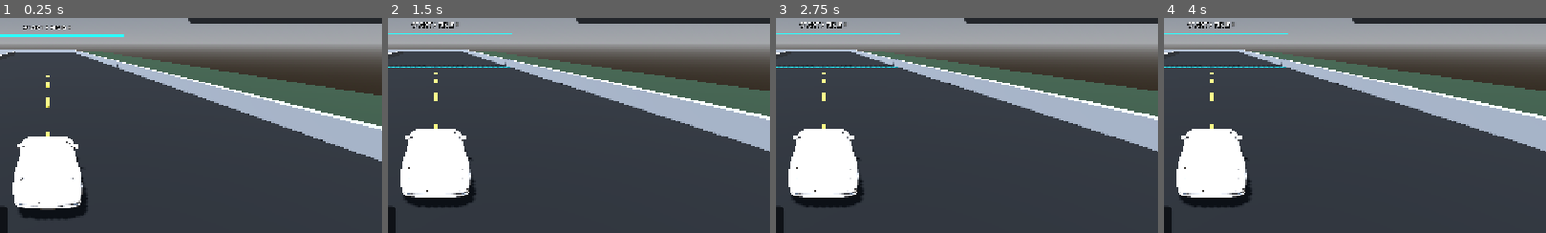
Above: before the commit, frames 1-4 (left to right).
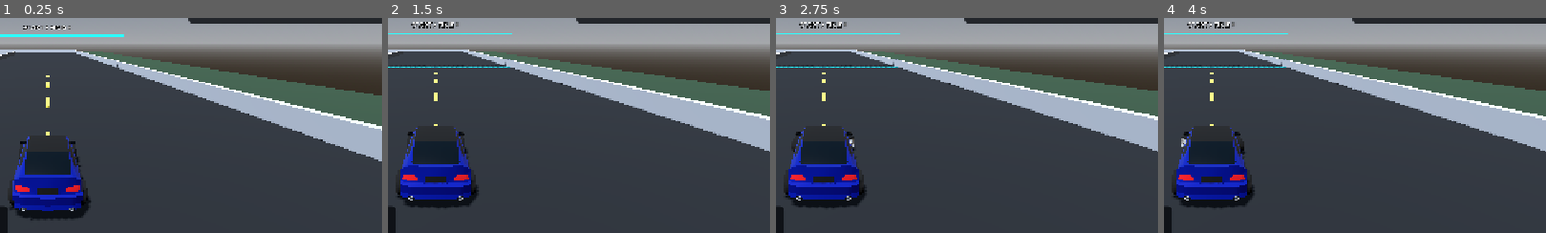
Above: after the commit, the same moments.

Repository: EmrysCodes/Revved
Game: Godot game, scene res://scenes/test_circuit.tscn
Two runs of this game, one before a commit and one after it. Both use one fixed random seed, a clock stepped at 60 frames per second and the inputs below.
Inputs (mouse positions are % of the whole screen's width and height, from its top left):
- Up to frame 1 (0.25 s): no input
- Up to frame 2 (1.5 s): tap Enter at 0.5 s; move the mouse to (72, 45) at 0.52 s; hold D 0.53-1.25 s; hold Shift 0.53-1.25 s; click (72, 45) at 0.67 s; tap Space at 0.77, 1.25 s; drag from (30, 55) to (45, 70) at 1.27 s
- Up to frame 3 (2.75 s): tap Enter at 2 s; move the mouse to (60, 28) at 2.02 s; hold D from 2.03 s (still down); hold Shift from 2.03 s (still down)
- Up to frame 4 (4 s): release D at 2.75 s; release Shift at 2.75 s; tap Space at 2.75, 3.77 s; drag from (45, 70) to (20, 35) at 2.77 s; tap Enter at 3.5 s; move the mouse to (80, 65) at 3.52 s; hold A from 3.53 s (still down); hold Shift from 3.53 s (still down)
The pictures show only the part of the screen within x 44-94%, y 27-77%; the shares and areas given below are measured in that part.

The runs differ from the first frame. In frame 1, 5.8% of the frame differs, in the area x 2-24%, y 54-95%; in frame 2, 5.7%; in frame 3, 5.7%; in frame 4, 5.7%.

Commit message:
Replace Meshy coupe with modular S64 car
Import IceMaan's CC0 S64 Compact and include its license
and modular body, rim, and spoiler assets.

Replace the player visual, add front-wheel steering and
wheel rolling, and adjust the collider to fit the model.

Add wheel animation and integration checks.

Diff:
--- a/tests/verify_coupe.gd
+++ b/tests/verify_coupe.gd
@@ -1,31 +1,18 @@
 extends SceneTree
+## Verify the retired Meshy visual remains loadable as an alternate asset.
 
 func _initialize() -> void:
 	call_deferred("_run")
 
 func _run() -> void:
-	var level: Node3D = load("res://scenes/test_circuit.tscn").instantiate()
-	root.add_child(level)
-	var car: CharacterBody3D = level.get_node("VehicleSpawn/PlayerCar")
-	var visuals: Node3D = car.get_node("Visuals")
-	var meshes: Array[Node] = visuals.find_children("*", "MeshInstance3D", true, false)
-	assert(meshes.size() == 1, "Imported model must replace all placeholder meshes")
-	var mesh_instance: MeshInstance3D = meshes[0]
-	var relative: Transform3D = car.global_transform.affine_inverse() * mesh_instance.global_transform
-	var bounds: AABB = relative * mesh_instance.get_aabb()
-	print("Car-local visual bounds: ", bounds)
-	assert(absf(bounds.size.z - 4.0) < 0.02, "Model should be approximately 13.12 feet long")
-	assert(bounds.size.x > 1.7 and bounds.size.x < 1.85, "Model width must fit existing collider")
-	assert(absf(bounds.position.y) < 0.01, "Wheel contact height must align with origin")
-	assert(absf(bounds.get_center().x) < 0.01 and absf(bounds.get_center().z) < 0.01, "Visual must be centered")
-	var shape: BoxShape3D = car.get_node("Collision").shape
-	assert(bounds.size.x <= shape.size.x and bounds.size.y <= shape.size.y and bounds.size.z <= shape.size.z)
-	var triangles: int = mesh_instance.mesh.surface_get_arrays(0)[Mesh.ARRAY_INDEX].size() / 3
-	assert(triangles < 100000, "Game model should use optimized geometry")
-	assert(is_equal_approx(car.get_node("Visuals/JDMCoupe/ImportedModel").rotation.y, -PI / 2.0), "Model nose must face -Z")
-	for frame in range(60):
-		await physics_frame
-	assert(car.is_on_floor(), "Imported car must settle onto road")
-	assert(absf(car.global_position.y - 0.2) < 0.05, "Wheels must rest at road height")
-	print("PASS: imported visual, dimensions, centered origin, orientation, collider coverage, triangle budget, road contact")
+	var visual: Node3D = load("res://vehicles/jdm_coupe_visual.tscn").instantiate()
+	root.add_child(visual)
+	var meshes: Array[Node] = visual.find_children("*", "MeshInstance3D", true, false)
+	assert(meshes.size() == 1)
+	var mesh: MeshInstance3D = meshes[0]
+	var bounds: AABB = mesh.global_transform * mesh.get_aabb()
+	assert(absf(bounds.size.z - 4.0) < 0.02)
+	assert(absf(bounds.position.y) < 0.01)
+	assert(is_equal_approx(visual.get_node("ImportedModel").rotation.y, -PI / 2.0))
+	print("PASS: retired Meshy model remains loadable, normalized, and oriented")
 	quit()
--- /dev/null
+++ b/tests/verify_s64.gd
@@ -0,0 +1,54 @@
+extends SceneTree
+
+func _initialize() -> void:
+	call_deferred("_run")
+
+func _run() -> void:
+	var level: Node3D = load("res://scenes/test_circuit.tscn").instantiate()
+	root.add_child(level)
+	var car: CharacterBody3D = level.get_node("VehicleSpawn/PlayerCar")
+	var visual: Node3D = car.get_node("Visuals/S64Compact")
+	var meshes: Array[Node] = visual.find_children("*", "MeshInstance3D", true, false)
+	assert(meshes.size() == 5, "Separate body and four wheels required")
+	var bounds := AABB()
+	var triangles: int = 0
+	for index in range(meshes.size()):
+		var mesh: MeshInstance3D = meshes[index]
+		var relative: Transform3D = car.global_transform.affine_inverse() * mesh.global_transform
+		var mesh_bounds: AABB = relative * mesh.get_aabb()
+		bounds = mesh_bounds if index == 0 else bounds.merge(mesh_bounds)
+		for surface in range(mesh.mesh.get_surface_count()):
+			triangles += mesh.mesh.surface_get_arrays(surface)[Mesh.ARRAY_INDEX].size() / 3
+	print("S64 triangles: ", triangles, "; bounds: ", bounds)
+	assert(triangles < 10000, "Lightweight car geometry")
+	assert(absf(bounds.size.z - 4.0) < 0.02)
+	assert(absf(bounds.position.y) < 0.01, "Tire contact must align with car origin")
+	assert(bounds.size.x < 1.85 and bounds.size.y < 1.36, "Neutral pose must fit collider")
+	visual.update_wheels(1.0, 5.0, 0.1)
+	var front: Node3D = visual.get_node("FrontLeft")
+	assert(front.rotation.y < -0.5 and front.rotation.y > -0.53, "Front-left wheel must turn right")
+	assert(is_equal_approx(front.rotation.y, visual.get_node("FrontRight").rotation.y), "Both front wheels must steer together")
+	assert(visual.get_node("RearLeft").rotation.is_zero_approx() and visual.get_node("RearRight").rotation.is_zero_approx(), "Rear steering pivots must remain straight")
+	assert(visual.get_node("FrontLeft/Spin").rotation.x < 0.0 and visual.get_node("RearLeft/Spin").rotation.x < 0.0, "All wheels must roll forward")
+	visual.reset_wheels()
+	visual.update_wheels(-1.0, -5.0, 0.1)
+	assert(front.rotation.y > 0.5 and visual.get_node("RearRight/Spin").rotation.x > 0.0, "Left steering and reverse rolling")
+	car.call("_reset_car")
+	assert(front.rotation.is_zero_approx() and visual.get_node("FrontLeft/Spin").rotation.is_zero_approx(), "Reset clears wheel animation")
+	for frame in range(60):
+		await physics_frame
+	assert(car.is_on_floor() and absf(car.global_position.y - 0.2) < 0.05, "Wheels must rest on road")
+	var event := InputEventKey.new()
+	event.physical_keycode = KEY_W
+	event.pressed = true
+	Input.parse_input_event(event)
+	Input.flush_buffered_events()
+	for frame in range(60):
+		await physics_frame
+	event.pressed = false
+	Input.parse_input_event(event)
+	Input.flush_buffered_events()
+	assert(absf(visual.get_node("RearLeft/Spin").rotation.x) > 0.1, "Controller must animate rolling wheels")
+	assert(car.velocity.z < -8.0, "New visual must retain driving behavior")
+	print("PASS: modular meshes, triangle budget, road contact, collider fit, front-only steering, forward/reverse wheel rolling, reset, controller integration")
+	quit()
--- a/vehicles/arcade_car.gd
+++ b/vehicles/arcade_car.gd
@@ -32,6 +32,7 @@
 @onready var _visuals: Node3D = $Visuals
 @onready var _camera_arm: SpringArm3D = $CameraArm
 @onready var _camera: Camera3D = $CameraArm/FollowCamera
+@onready var _car_model: Node3D = $Visuals/S64Compact
 
 
 func _ready() -> void:
@@ -103,6 +104,7 @@
 	velocity.z = planar.z
 	move_and_slide()
 	_speed = Vector3(velocity.x, 0.0, velocity.z).dot(-global_basis.z)
+	_car_model.update_wheels(_steering, _speed if is_on_floor() else 0.0, delta)
 
 
 func _process(delta: float) -> void:
@@ -135,6 +137,7 @@
 	_grip = road_grip
 	_handbraking = false
 	_visuals.rotation = Vector3.ZERO
+	_car_model.reset_wheels()
 	_snap_camera()
 	reset_physics_interpolation()
 	reset_to_spawn.emit()
--- a/vehicles/arcade_car.tscn
+++ b/vehicles/arcade_car.tscn
@@ -1,7 +1,7 @@
 [gd_scene load_steps=6 format=3]
 
 [ext_resource type="Script" path="res://vehicles/arcade_car.gd" id="1_car"]
-[ext_resource type="PackedScene" path="res://vehicles/jdm_coupe_visual.tscn" id="2_visual"]
+[ext_resource type="PackedScene" path="res://vehicles/s64_compact_visual.tscn" id="2_visual"]
 
 [sub_resource type="StyleBoxFlat" id="HUD_Panel"]
 bg_color = Color(0.025, 0.035, 0.05, 0.8)
@@ -11,7 +11,7 @@
 corner_radius_bottom_right = 8
 
 [sub_resource type="BoxShape3D" id="Shape_Body"]
-size = Vector3(1.85, 1.3, 4.05)
+size = Vector3(1.85, 1.36, 4.05)
 
 [sub_resource type="SphereShape3D" id="Shape_Camera"]
 radius = 0.2
@@ -21,12 +21,12 @@
 script = ExtResource("1_car")
 
 [node name="Collision" type="CollisionShape3D" parent="."]
-position = Vector3(0, 0.65, 0)
+position = Vector3(0, 0.68, 0)
 shape = SubResource("Shape_Body")
 
 [node name="Visuals" type="Node3D" parent="."]
 
-[node name="JDMCoupe" parent="Visuals" instance=ExtResource("2_visual")]
+[node name="S64Compact" parent="Visuals" instance=ExtResource("2_visual")]
 
 [node name="CameraArm" type="SpringArm3D" parent="."]
 position = Vector3(0, 1.5, 0)
--- /dev/null
+++ b/vehicles/s64_compact_visual.gd
@@ -0,0 +1,25 @@
+extends Node3D
+## Visual steering and rolling are independent of the car's collision body.
+
+@export var wheel_radius: float = 0.292335
+@export var maximum_steer_degrees: float = 30.0
+
+var _roll_angle: float = 0.0
+@onready var _wheels: Array[Node3D] = [$FrontLeft/Spin, $FrontRight/Spin, $RearLeft/Spin, $RearRight/Spin]
+
+
+func update_wheels(steering: float, forward_speed: float, delta: float) -> void:
+	var angle: float = -clampf(steering, -1.0, 1.0) * deg_to_rad(maximum_steer_degrees)
+	$FrontLeft.rotation.y = angle
+	$FrontRight.rotation.y = angle
+	_roll_angle = wrapf(_roll_angle - forward_speed * delta / wheel_radius, -PI, PI)
+	for wheel in _wheels:
+		wheel.rotation.x = _roll_angle
+
+
+func reset_wheels() -> void:
+	_roll_angle = 0.0
+	$FrontLeft.rotation = Vector3.ZERO
+	$FrontRight.rotation = Vector3.ZERO
+	for wheel in _wheels:
+		wheel.rotation = Vector3.ZERO
--- /dev/null
+++ b/vehicles/s64_compact_visual.tscn
@@ -0,0 +1,50 @@
+[gd_scene load_steps=5 format=3]
+
+[ext_resource type="Script" path="res://vehicles/s64_compact_visual.gd" id="1_script"]
+[ext_resource type="PackedScene" path="res://assets/vehicles/s64_compact/S64Compact_Body_1.glb" id="2_body"]
+[ext_resource type="PackedScene" path="res://assets/vehicles/s64_compact/Rims_L.glb" id="3_left"]
+[ext_resource type="PackedScene" path="res://assets/vehicles/s64_compact/Rims_R.glb" id="4_right"]
+
+[node name="S64CompactVisual" type="Node3D"]
+script = ExtResource("1_script")
+
+[node name="Body" parent="." instance=ExtResource("2_body")]
+position = Vector3(0, 0.080392, 0.14696)
+rotation_degrees = Vector3(0, 90, 0)
+scale = Vector3(1.218064, 1.218064, 1.218064)
+
+[node name="FrontLeft" type="Node3D" parent="."]
+position = Vector3(-0.779561, 0.292335, -1.275739)
+
+[node name="Spin" type="Node3D" parent="FrontLeft"]
+
+[node name="Model" parent="FrontLeft/Spin" instance=ExtResource("3_left")]
+rotation_degrees = Vector3(0, 90, 0)
+scale = Vector3(1.218064, 1.218064, 1.218064)
+
+[node name="FrontRight" type="Node3D" parent="."]
+position = Vector3(0.779561, 0.292335, -1.275739)
+
+[node name="Spin" type="Node3D" parent="FrontRight"]
+
+[node name="Model" parent="FrontRight/Spin" instance=ExtResource("4_right")]
+rotation_degrees = Vector3(0, 90, 0)
+scale = Vector3(1.218064, 1.218064, 1.218064)
+
+[node name="RearLeft" type="Node3D" parent="."]
+position = Vector3(-0.779561, 0.292335, 1.267579)
+
+[node name="Spin" type="Node3D" parent="RearLeft"]
+
+[node name="Model" parent="RearLeft/Spin" instance=ExtResource("3_left")]
+rotation_degrees = Vector3(0, 90, 0)
+scale = Vector3(1.218064, 1.218064, 1.218064)
+
+[node name="RearRight" type="Node3D" parent="."]
+position = Vector3(0.779561, 0.292335, 1.267579)
+
+[node name="Spin" type="Node3D" parent="RearRight"]
+
+[node name="Model" parent="RearRight/Spin" instance=ExtResource("4_right")]
+rotation_degrees = Vector3(0, 90, 0)
+scale = Vector3(1.218064, 1.218064, 1.218064)
Not shown, added: assets/vehicles/s64_compact/LICENSE.txt
Binary file added: assets/vehicles/s64_compact/Rims_1_L.glb
Not shown, added: assets/vehicles/s64_compact/Rims_1_L.glb.import
Binary file added: assets/vehicles/s64_compact/Rims_1_R.glb
Not shown, added: assets/vehicles/s64_compact/Rims_1_R.glb.import
Binary file added: assets/vehicles/s64_compact/Rims_2_L.glb
Not shown, added: assets/vehicles/s64_compact/Rims_2_L.glb.import
Binary file added: assets/vehicles/s64_compact/Rims_2_R.glb
Not shown, added: assets/vehicles/s64_compact/Rims_2_R.glb.import
Binary file added: assets/vehicles/s64_compact/Rims_3_L.glb
Not shown, added: assets/vehicles/s64_compact/Rims_3_L.glb.import
Binary file added: assets/vehicles/s64_compact/Rims_3_R.glb
(and 18 more such lines)
